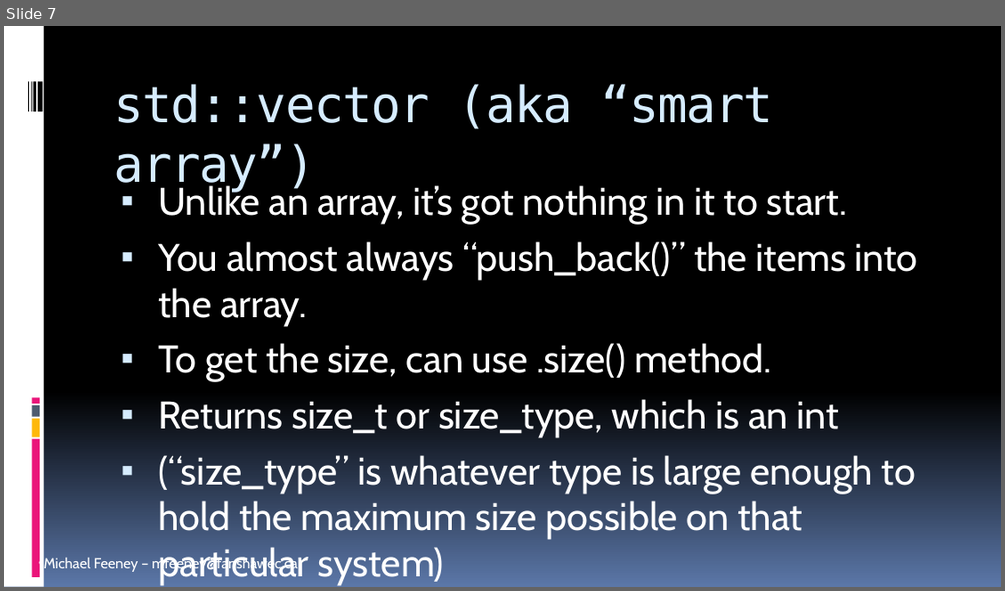
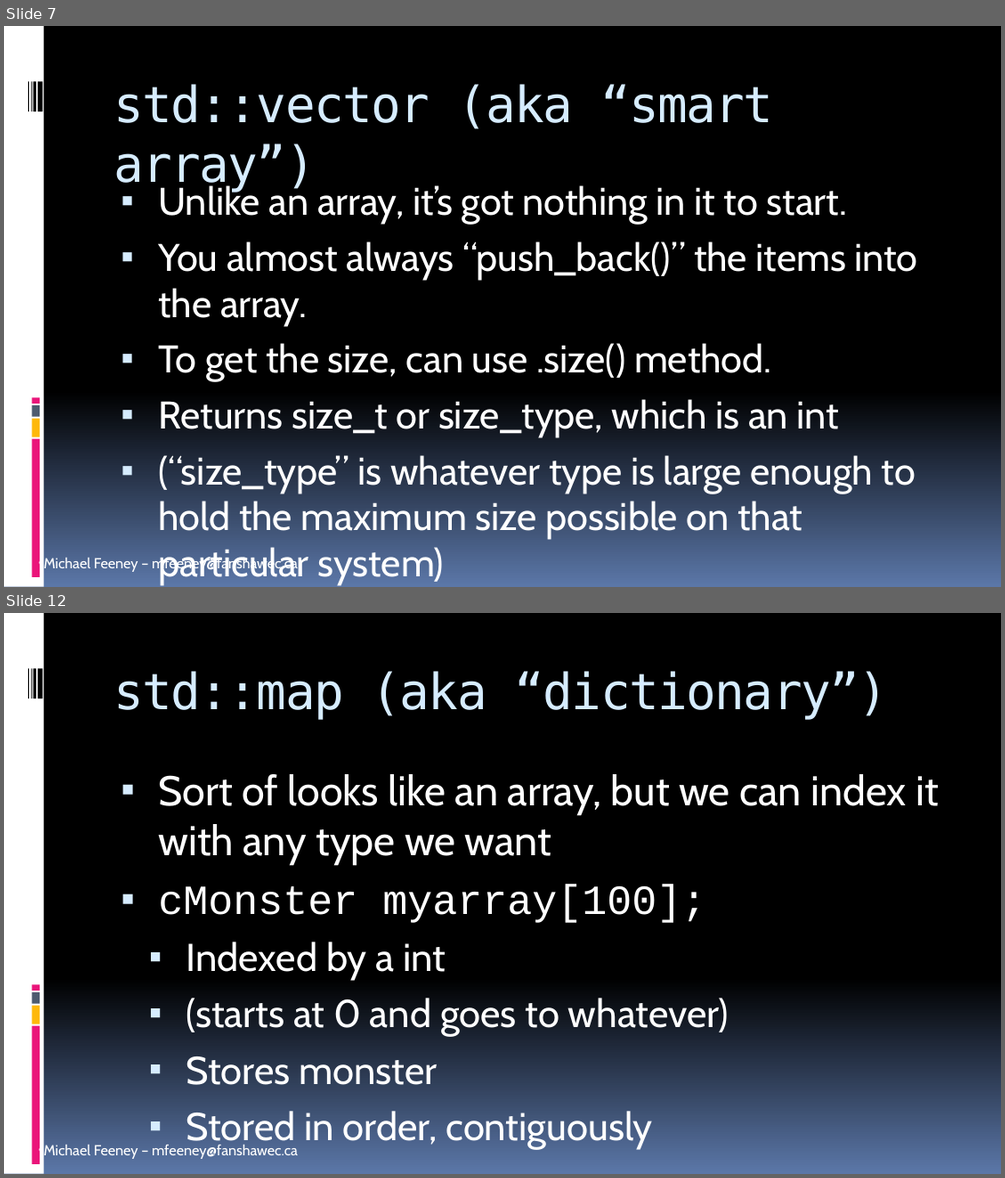
Before and after one commit to FeeneyCodes/GDP202425, a slide deck: 6044_FramPat/D2D/W01/INFO_6044_Engine_F24_W01D02_STL_Containers_1.pptx. Shown one above the other, each under a label of ours: slide 7 before the commit, slides 7 and 12 after it; the slides between them are not shown. The pictures are 1005x591 and 1005x1178 pixels, drawn with LibreOffice and Linux fonts; fonts in the diff are those of the drawing. Boxes give left, top, right and bottom in pixels: in the first picture for what was removed or moved away, otherwise in the second. Text is boxed around its words. In the diff, an @@ line names an element or a change of style, - is before the commit and + after.

```diff
--- a/6044_FramPat/D2D/W01/INFO_6044_Engine_F24_W01D02_STL_Containers_1.pptx
+++ b/6044_FramPat/D2D/W01/INFO_6044_Engine_F24_W01D02_STL_Containers_1.pptx
@@ slide 12 added at [4,613,1001,1174], background gradient #000000 to #5B77A8; not listed: 10 template elements that a slide beside it also shows @@
@@ title added at [113,671,888,720], 36 pt, text #D6ECFF @@
+std::map (aka “dictionary”)
@@ text added at [158,774,938,1149], 28 pt, text #FFFFFF @@
+▪ Sort of looks like an array, but we can index it with any type we want
+▪ cMonster myarray[100];
+    ▪ Indexed by a int
+    ▪ (starts at 0 and goes to whatever)
+    ▪ Stores monster
+    ▪ Stored in order, contiguously
```
Also in this commit, not shown: 1 slide changed, 3 other slides added, 9 other files.
